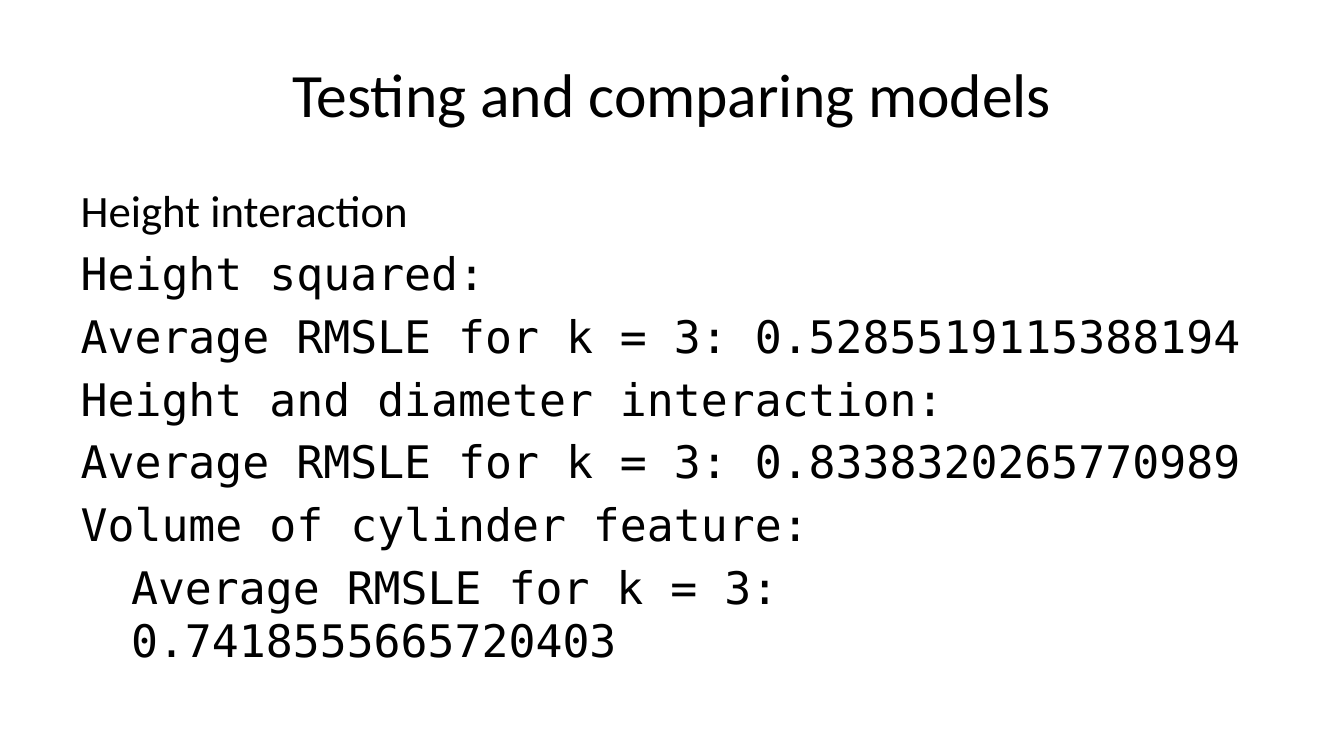
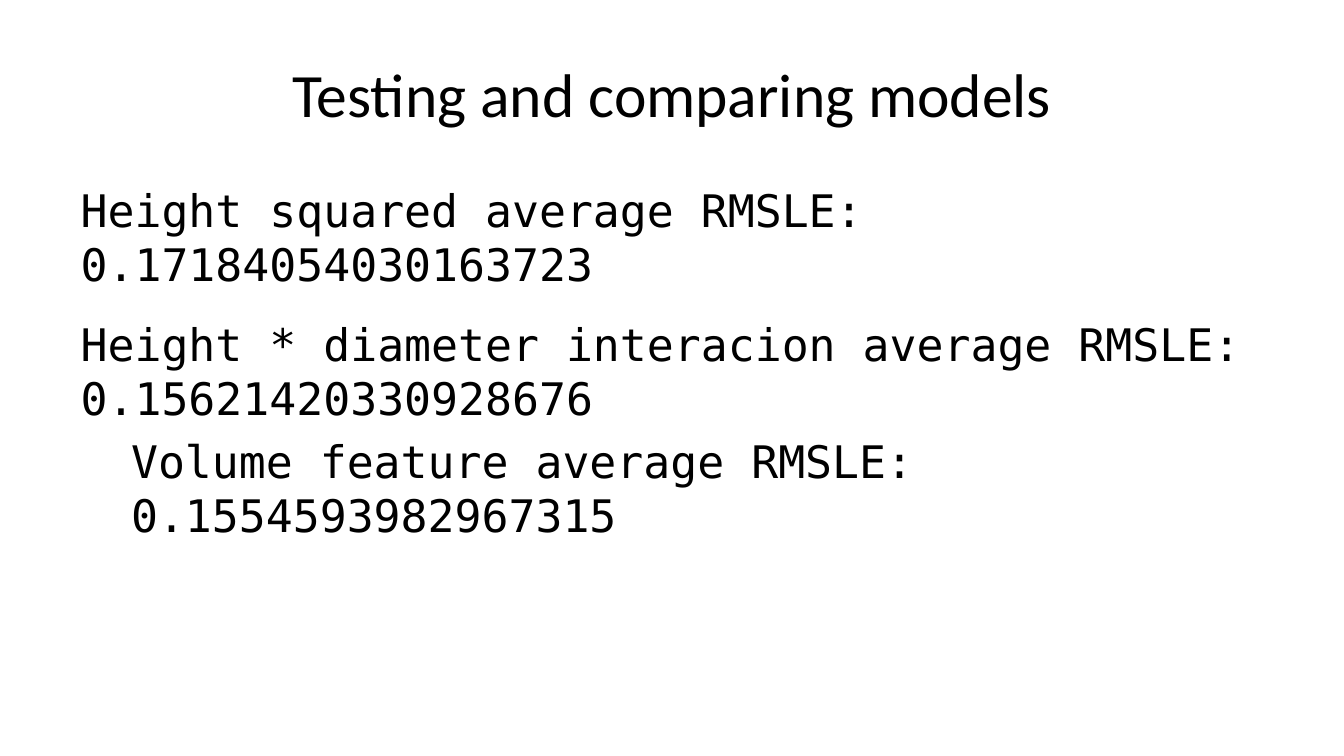
Before and after one commit to deancallahan25/Redwood-Analytics-Portfolio, a slide deck: slide 23 of Project-3/presentation.pptx. Drawn at 1344x756 pixels with LibreOffice and Linux fonts; fonts in the diff are those of the drawing. Boxes give left, top, right and bottom in pixels: in the first picture for what was removed or moved away, otherwise in the second. Text is boxed around its words. In the diff, an @@ line names an element or a change of style, - is before the commit and + after.

```diff
--- a/Project-3/presentation.pptx
+++ b/Project-3/presentation.pptx
@@ text at (x1=81, y1=193, x2=1240, y2=533): text changed @@
-Height interaction
-Height squared:
-Average RMSLE for k = 3: 0.5285519115388194
-Height and diameter interaction:
-Average RMSLE for k = 3: 0.8338320265770989
-Volume of cylinder feature:
-Average RMSLE for k = 3: 0.7418555665720403
+Height squared average RMSLE: 0.17184054030163723
+Height * diameter interacion average RMSLE: 0.15621420330928676
+Volume feature average RMSLE: 0.1554593982967315
```
Also in this commit, not shown: 8 other slides changed, 1 slide added, 1 slide removed, 1 other file.
